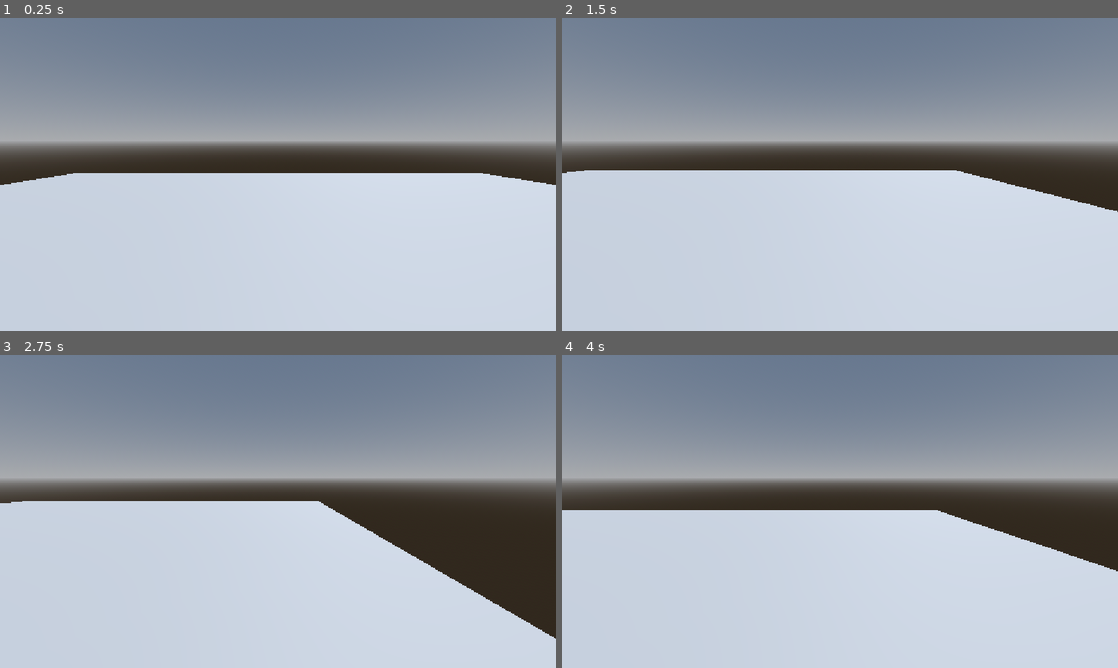
Above: before the commit, frames 1-4 (two rows, left to right).
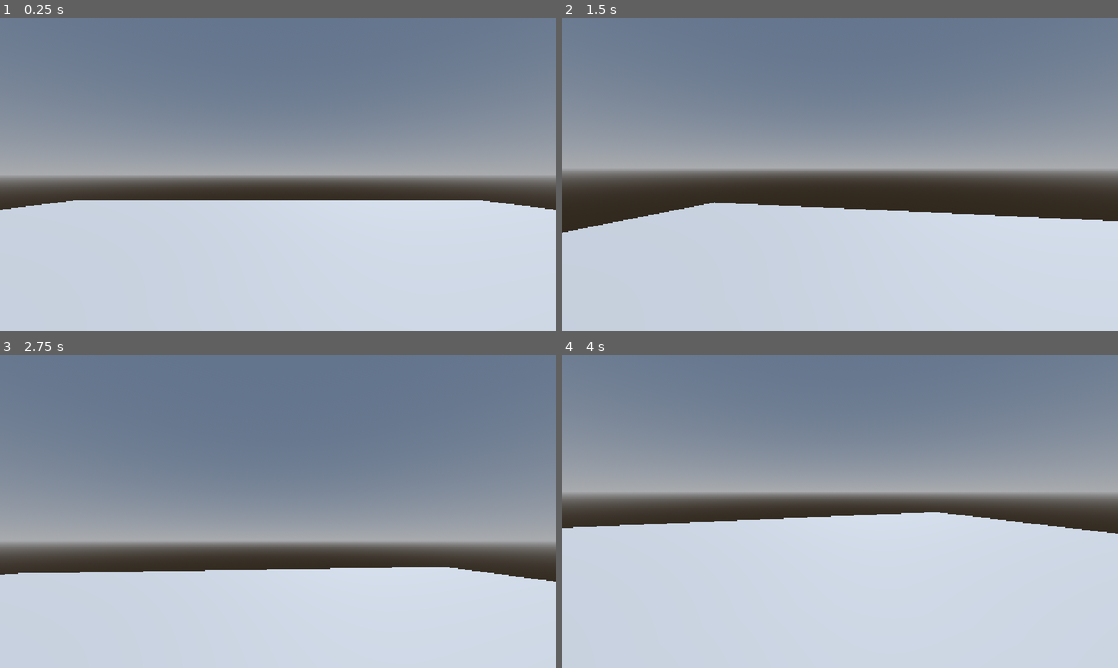
Above: after the commit, the same moments.

Repository: cdevelopment010/panic-packing
Game: Godot game, scene res://Level/level.tscn
Two runs of this game, one before a commit and one after it. Both use one fixed random seed, a clock stepped at 60 frames per second and the inputs below. The project has no main scene, so this scene is started directly.
Inputs (mouse positions are in pixels of both pictures, inside the frame that each line leads up to):
- Up to frame 1 (0.25 s): no input
- Up to frame 2 (1.5 s): tap Enter (ui_accept) at 0.5, 0.6 s; move the mouse to (962, 158) at 0.52 s; hold Right (ui_right) 0.53-1.28 s; tap Space (jump, bound only after the commit) at 0.77, 0.8, 1.07, 1.35 s; move the mouse to (728, 190) at 1.27 s; hold Down (ui_down) from 1.28 s (still down)
- Up to frame 3 (2.75 s): tap Space (jump, bound only after the commit) at 1.52, 1.82, 2.3 s; tap Enter (ui_accept) at 1.55, 2.1 s; move the mouse to (333, 442) at 2.02 s; release Down (ui_down) at 2.03 s; hold Right (ui_right) from 2.03 s (still down)
- Up to frame 4 (4 s): move the mouse to (812, 574) at 2.77 s; release Right (ui_right) at 2.78 s; hold Up (ui_up) 2.78-3.53 s; tap Enter (ui_accept) at 2.85 s; tap Space (jump, bound only after the commit) at 3.02, 3.32, 3.6, 3.77 s; move the mouse to (1006, 558) at 3.52 s; hold Left (ui_left) from 3.53 s (still down)

The runs differ from the first frame. In frame 1, 24% of the frame differs, in the area x 0-100%, y 31-62%; in frame 2, 24%; in frame 3, 45%, in the area x 0-100%, y 23-91%; in frame 4, 12%.

Commit message:
Feat: Camera move with mouse

Diff:
--- a/Level/level.tscn
+++ b/Level/level.tscn
@@ -33,7 +33,3 @@
 transform = Transform3D(1, 0, 0, 0, 1, 0, 0, 0, 1, 0, -0.25, 0)
 use_collision = true
 mesh = SubResource("BoxMesh_6t3ff")
-
-[node name="Camera3D" type="Camera3D" parent="." unique_id=1277789850]
-transform = Transform3D(1, 0, 0, 0, 0.9109952, 0.41241705, 0, -0.41241705, 0.9109952, 0, 2.7737024, 5.9259286)
-visible = false
--- a/Player/player.gd
+++ b/Player/player.gd
@@ -1,22 +1,29 @@
 extends CharacterBody3D
 
+@onready var camera_pivot: Node3D = $CameraPivot
 
 const SPEED = 5.0
 const JUMP_VELOCITY = 4.5
 
+var mouse_motion := Vector2.ZERO
+
+func _ready() -> void:
+	Input.mouse_mode = Input.MOUSE_MODE_CAPTURED
+
 
 func _physics_process(delta: float) -> void:
+	handle_camera_rotation()
 	# Add the gravity.
 	if not is_on_floor():
 		velocity += get_gravity() * delta
 
 	# Handle jump.
-	if Input.is_action_just_pressed("ui_accept") and is_on_floor():
+	if Input.is_action_just_pressed("jump") and is_on_floor():
 		velocity.y = JUMP_VELOCITY
 
 	# Get the input direction and handle the movement/deceleration.
 	# As good practice, you should replace UI actions with custom gameplay actions.
-	var input_dir := Input.get_vector("ui_left", "ui_right", "ui_up", "ui_down")
+	var input_dir := Input.get_vector("move_left", "move_right", "move_forward", "move_back")
 	var direction := (transform.basis * Vector3(input_dir.x, 0, input_dir.y)).normalized()
 	if direction:
 		velocity.x = direction.x * SPEED
@@ -26,3 +33,20 @@
 		velocity.z = move_toward(velocity.z, 0, SPEED)
 
 	move_and_slide()
+
+func _input(event: InputEvent) -> void:
+	if event is InputEventMouseMotion and Input.mouse_mode == Input.MOUSE_MODE_CAPTURED:
+		mouse_motion = -event.relative * 0.001 # 0.001 can be thought of as sensistivity. Negative so the camera moves in the same way.
+	if event.is_action_pressed("ui_cancel"):
+		Input.mouse_mode = Input.MOUSE_MODE_VISIBLE
+
+func handle_camera_rotation() -> void:
+	#rotate player
+	rotate_y(mouse_motion.x)
+	camera_pivot.rotate_x(mouse_motion.y)
+	camera_pivot.rotation_degrees.x = clampf(
+		camera_pivot.rotation_degrees.x,
+		-90,
+		90
+	)
+	mouse_motion = Vector2.ZERO #rest otherwise camera will keep rotating.
--- a/Player/player.tscn
+++ b/Player/player.tscn
@@ -1,6 +1,7 @@
 [gd_scene format=3 uid="uid://dadordkfbmju4"]
 
 [ext_resource type="Script" uid="uid://bb2q5l4nk13g4" path="res://Player/player.gd" id="1_l8h54"]
+[ext_resource type="Script" uid="uid://i0scpy63481q" path="res://Player/smooth_camera.gd" id="2_4ntmi"]
 
 [sub_resource type="CapsuleMesh" id="CapsuleMesh_6t3ff"]
 
@@ -16,5 +17,10 @@
 [node name="CollisionShape3D" type="CollisionShape3D" parent="." unique_id=352677663]
 shape = SubResource("ConvexPolygonShape3D_hvfyp")
 
-[node name="Camera3D" type="Camera3D" parent="." unique_id=468865127]
-transform = Transform3D(1, 0, 0, 0, 0.9865422, 0.16350684, 0, -0.16350684, 0.9865422, -0.011440039, 0.6069479, -0.07252717)
+[node name="CameraPivot" type="Node3D" parent="." unique_id=1423153995]
+transform = Transform3D(1, 0, 0, 0, 1, 0, 0, 0, 1, 0, 0.3, 0)
+
+[node name="SmoothCamera" type="Camera3D" parent="CameraPivot" unique_id=468865127]
+transform = Transform3D(1, 0, 0, 0, 1, 0, 0, 0, 1, 0, 0.3, 0)
+top_level = true
+script = ExtResource("2_4ntmi")
--- /dev/null
+++ b/Player/smooth_camera.gd
@@ -0,0 +1,13 @@
+extends Camera3D
+
+@export var speed := 44.0
+
+func _physics_process(delta: float) -> void:
+	var weight = clamp(delta * speed, 0.0, 1.0)
+
+	global_transform = global_transform.interpolate_with(
+		get_parent().global_transform,
+		weight
+	)
+
+	global_position = get_parent().global_position
--- a/project.godot
+++ b/project.godot
@@ -19,6 +19,34 @@
 window/stretch/mode="canvas_items"
 window/stretch/aspect="expand"
 
+[input]
+
+move_left={
+"deadzone": 0.2,
+"events": [Object(InputEventKey,"resource_local_to_scene":false,"resource_name":"","device":-1,"window_id":0,"alt_pressed":false,"shift_pressed":false,"ctrl_pressed":false,"meta_pressed":false,"pressed":false,"keycode":0,"physical_keycode":65,"key_label":0,"unicode":97,"location":0,"echo":false,"script":null)
+]
+}
+move_right={
+"deadzone": 0.2,
+"events": [Object(InputEventKey,"resource_local_to_scene":false,"resource_name":"","device":-1,"window_id":0,"alt_pressed":false,"shift_pressed":false,"ctrl_pressed":false,"meta_pressed":false,"pressed":false,"keycode":0,"physical_keycode":68,"key_label":0,"unicode":100,"location":0,"echo":false,"script":null)
+]
+}
+move_forward={
+"deadzone": 0.2,
+"events": [Object(InputEventKey,"resource_local_to_scene":false,"resource_name":"","device":-1,"window_id":0,"alt_pressed":false,"shift_pressed":false,"ctrl_pressed":false,"meta_pressed":false,"pressed":false,"keycode":0,"physical_keycode":87,"key_label":0,"unicode":119,"location":0,"echo":false,"script":null)
+]
+}
+move_back={
+"deadzone": 0.2,
+"events": [Object(InputEventKey,"resource_local_to_scene":false,"resource_name":"","device":-1,"window_id":0,"alt_pressed":false,"shift_pressed":false,"ctrl_pressed":false,"meta_pressed":false,"pressed":false,"keycode":0,"physical_keycode":83,"key_label":0,"unicode":115,"location":0,"echo":false,"script":null)
+]
+}
+jump={
+"deadzone": 0.2,
+"events": [Object(InputEventKey,"resource_local_to_scene":false,"resource_name":"","device":-1,"window_id":0,"alt_pressed":false,"shift_pressed":false,"ctrl_pressed":false,"meta_pressed":false,"pressed":false,"keycode":0,"physical_keycode":32,"key_label":0,"unicode":32,"location":0,"echo":false,"script":null)
+]
+}
+
 [physics]
 
 3d/physics_engine="Jolt Physics"
Not shown, added: Player/smooth_camera.gd.uid
Not shown, changed: To-do.md
